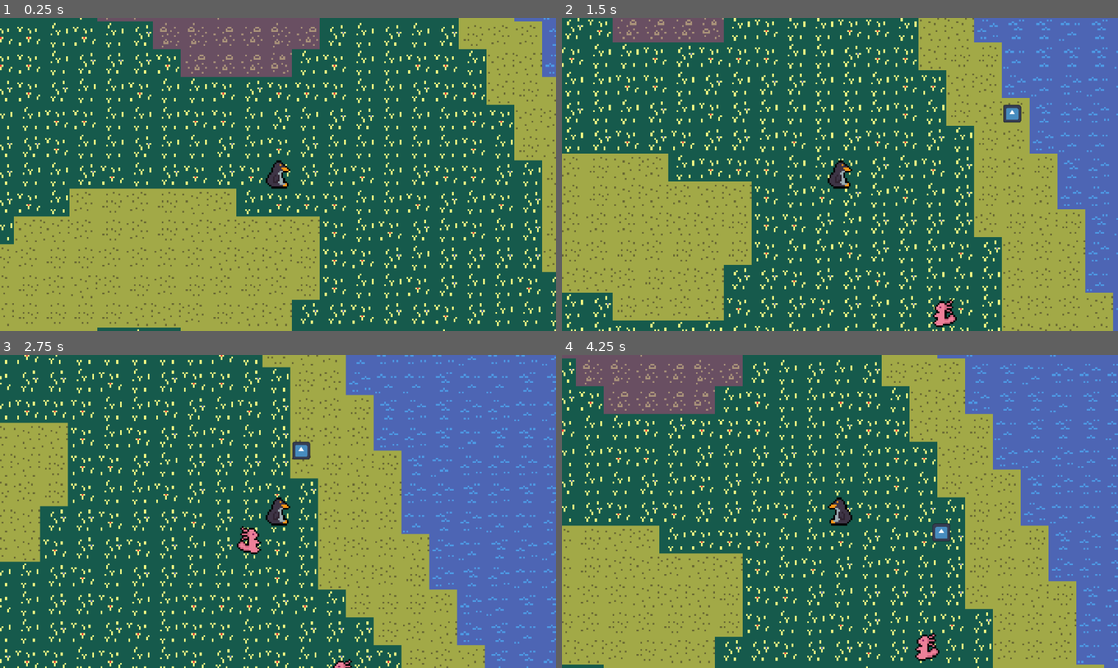
Above: before the commit, frames 1-4 (two rows, left to right).
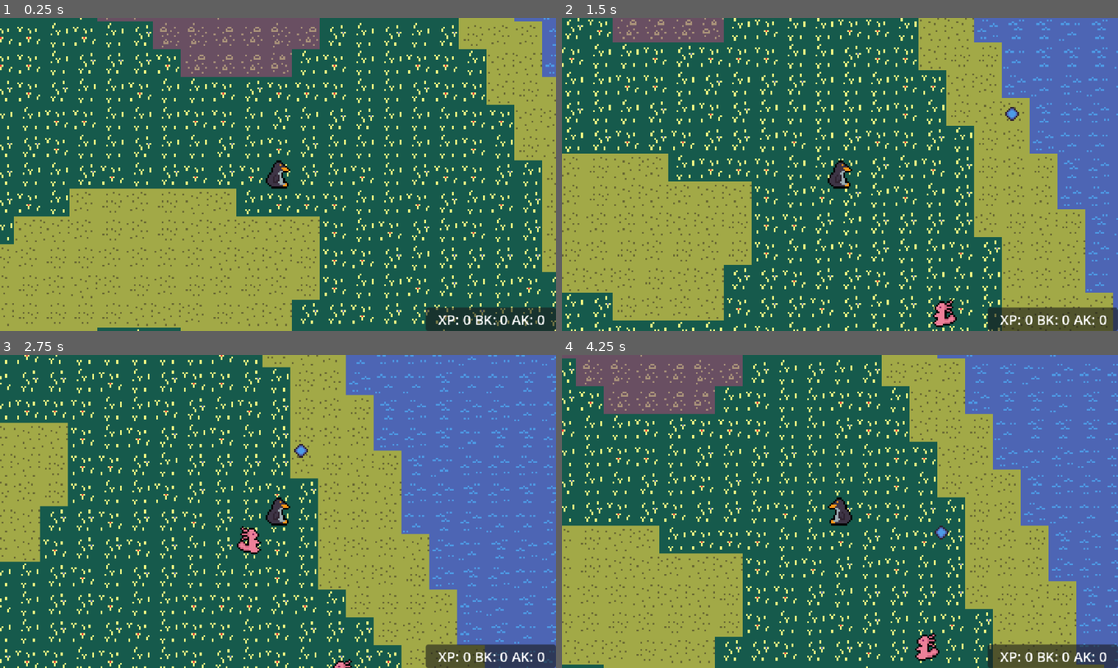
Above: after the commit, the same moments.

Repository: dr-rodriguez/Penguin-Last-Stand
Game: Godot game, scene res://src/core/main_game/main_game.tscn
The game is run twice, just before and just after one commit, with the same random seed, the same clock (stepped at 60 frames per second) and the same inputs. The engine's default icon, where the game draws it, is replaced by a stand-in: a white triangle on a blue panel in a dark square.
Inputs (mouse positions are in pixels of both pictures, inside the frame that each line leads up to):
- Up to frame 1 (0.25 s): no input
- Up to frame 2 (1.5 s): tap Enter at 0.5 s; move the mouse to (962, 158) at 0.52 s; press the mouse at (962, 158) at 0.53 s; hold D (move_right) 0.53-1.28 s; move the mouse to (728, 190) at 1.27 s; release the mouse at (728, 190) at 1.28 s; hold S (move_down) from 1.28 s (still down); click (728, 190) at 1.35 s
- Up to frame 3 (2.75 s): move the mouse to (333, 442) at 2.02 s; release S (move_down) at 2.03 s; press the mouse at (333, 442) at 2.03 s; hold D (move_right) from 2.03 s (still down)
- Up to frame 4 (4.25 s): move the mouse to (812, 574) at 2.77 s; release D (move_right) at 2.78 s; release the mouse at (812, 574) at 2.78 s; hold W (move_up) 2.78-3.53 s; click (812, 574) at 2.85 s; move the mouse to (1006, 558) at 3.52 s; press the mouse at (1006, 558) at 3.53 s; hold A (move_left) from 3.53 s (still down)

The runs differ from the first frame. In frame 1, 1.8% of the frame differs, in the area x 76-100%, y 92-100%; in frame 2, 2.0%; in frame 3, 2.0%, in the area x 52-100%, y 27-100%; in frame 4, 1.9%.

Commit message:
adding snowball sprite, hooking up enemy taking damage, adding debug panel showing xp and stats

Diff:
--- a/project.godot
+++ b/project.godot
@@ -21,6 +21,10 @@
 Game="*uid://cc5nqv4x4qfyc"
 Settings="*uid://dxr53ebv2yjhi"
 
+[debug]
+
+gdscript/warnings/unused_signal=0
+
 [display]
 
 window/size/viewport_width=640
@@ -34,6 +38,7 @@
 
 Player=""
 Enemy=""
+Bullet=""
 
 [input]
 
--- a/src/core/autoload/game.gd
+++ b/src/core/autoload/game.gd
@@ -1,18 +1,29 @@
 extends Node
 
 # Global signals for ease of use
-@warning_ignore("unused_signal")  # can also change Project Settings-Debug-GDScript-Warnings
-signal snowball_done
+# Change Project Settings-Debug-GDScript-Warnings to ingore these warnings
+@warning_ignore("unused_signal")
+signal snowball_done(n: Node)
+signal enemy_defeated(n: Node)
 
 # Player properties to track
 var bullet_speed: float = 300.
 var fire_interval: float = 0.5
+var bullet_damage: float = 4.0
 var current_bullet_speed: float = 300.
 var current_fire_interval: float = 0.5
+var current_bullet_damage: float = 4.0
 
 ## Enemy type weight (below this value, second type shows up)
 var enemy_type_weight: float = 0.4
 
+# Game stats to track
+var beaver_kills: int = 0
+var axolotl_kills: int = 0
+var player_xp: int = 0
+
+var debug_flag:bool = true
 
 func _ready() -> void:
 	print("[Game] ready")
+	# TODO: Make a game reset function
--- a/src/core/main_game/main_game.gd
+++ b/src/core/main_game/main_game.gd
@@ -4,12 +4,15 @@
 @onready var player: CharacterBody2D = %Player
 @onready var shoot_point: Marker2D = %ShootPoint
 @onready var shoot_timer: Timer = %ShootTimer
+@onready var debug_layer := $DebugLayer
 
 var on_cooldown: bool = false
 
 func _ready() -> void:
 	# Connect signals
 	Game.snowball_done.connect(_on_snowball_done)
+
+	debug_layer.visible = Game.debug_flag
 
 
 func _process(_delta: float) -> void:
--- a/src/core/main_game/main_game.tscn
+++ b/src/core/main_game/main_game.tscn
@@ -8,6 +8,7 @@
 [ext_resource type="PackedScene" uid="uid://t6ry3xpg8q7o" path="res://src/gameplay/interactables/snowball.tscn" id="3_0kore"]
 [ext_resource type="Script" uid="uid://b2owcr3iefk4m" path="res://src/core/main_game/spawner.gd" id="5_l0hoa"]
 [ext_resource type="PackedScene" uid="uid://cepak02dmsxde" path="res://src/gameplay/enemies/Enemy.tscn" id="7_0kore"]
+[ext_resource type="PackedScene" uid="uid://bt6h3kgxir3xo" path="res://src/ui/debug/debug_ui.tscn" id="9_tc86p"]
 
 [sub_resource type="TileSetAtlasSource" id="TileSetAtlasSource_6yl8a"]
 texture = ExtResource("1_3fed5")
@@ -133,9 +134,14 @@
 
 [node name="DebugRoot" type="Control" parent="DebugLayer" unique_id=1254802738]
 layout_mode = 3
-anchors_preset = 0
-offset_right = 40.0
-offset_bottom = 40.0
+anchors_preset = 15
+anchor_right = 1.0
+anchor_bottom = 1.0
+grow_horizontal = 2
+grow_vertical = 2
+
+[node name="DebugUi" parent="DebugLayer/DebugRoot" unique_id=1164080196 instance=ExtResource("9_tc86p")]
+layout_mode = 1
 
 [connection signal="timeout" from="World/EntityRoot/Player/Spawner/SpawnTimer" to="World/EntityRoot/Player/Spawner" method="_on_spawn_timer_timeout"]
 [connection signal="timeout" from="World/EntityRoot/ShootTimer" to="." method="_on_shoot_timer_timeout"]
--- a/src/core/main_game/spawner.gd
+++ b/src/core/main_game/spawner.gd
@@ -11,6 +11,12 @@
 
 const BEAVER := preload("res://src/resources/beaver.tres")
 const AXOLOTL := preload("res://src/resources/axolotl.tres")
+
+
+func _ready() -> void:
+	# Connect signals
+	Game.enemy_defeated.connect(_on_enemy_defeated)
+
 
 func _on_spawn_timer_timeout() -> void:
 	# Get a random location along the path
@@ -32,4 +38,19 @@
 	# Start enemy movement, pass player as target
 	enemy.launch(player)
 
-	print("[Spawner] Enemy " + enemy.enemy_def.name + " added")
+	#print("[Spawner] Enemy " + enemy.enemy_def.name + " added")
+
+
+## Release a defeated enemy
+func _on_enemy_defeated(enemy: Node) -> void:
+	#print("[Sapwner] Enemy " + str(enemy) + " released")
+
+	# Count score
+	if enemy.enemy_def.name == "Axolotl":
+		Game.axolotl_kills += 1
+	elif enemy.enemy_def.name == "Beaver":
+		Game.beaver_kills += 1
+	Game.player_xp += 1
+
+	# Release enemy back to pool
+	enemy_pool.release(enemy)
--- a/src/gameplay/enemies/Enemy.tscn
+++ b/src/gameplay/enemies/Enemy.tscn
@@ -8,6 +8,7 @@
 
 [node name="Enemy" type="CharacterBody2D" unique_id=1737991205 groups=["Enemy"]]
 collision_layer = 2
+collision_mask = 5
 script = ExtResource("1_pjw7q")
 enemy_def = ExtResource("2_35jqv")
 
--- a/src/gameplay/enemies/enemy.gd
+++ b/src/gameplay/enemies/enemy.gd
@@ -55,3 +55,17 @@
 	_reset()
 	target = new_target
 	active = true
+
+
+## Take damage
+func take_damage(value: float) -> void:
+	health -= value
+	# Remove enemy if health goes negative
+	if health <= 0:
+		remove_enemy()
+
+
+## Remove enemy node
+func remove_enemy() -> void:
+	# Emit signal so we can call release
+	Game.enemy_defeated.emit(self)
--- a/src/gameplay/interactables/snowball.gd
+++ b/src/gameplay/interactables/snowball.gd
@@ -34,3 +34,15 @@
 	var mouse_pos: Vector2 = get_global_mouse_position()
 	direction = (mouse_pos - global_position).normalized()
 	speed = Game.current_bullet_speed
+
+
+## Hit an enemy
+func _on_body_entered(body: Node2D) -> void:
+	# Check if body hit is an enemy
+	if "Enemy" in body.get_groups():
+		#print("[Snowball] hit enemy " + str(body))
+		# Do damage to enemy
+		body.take_damage(Game.current_bullet_damage)
+		Game.snowball_done.emit(self)
+	else:
+		return
--- a/src/gameplay/interactables/snowball.tscn
+++ b/src/gameplay/interactables/snowball.tscn
@@ -1,19 +1,20 @@
 [gd_scene format=3 uid="uid://t6ry3xpg8q7o"]
 
 [ext_resource type="Script" uid="uid://bm2um6u1qe7r0" path="res://src/gameplay/interactables/snowball.gd" id="1_howls"]
-[ext_resource type="Texture2D" uid="uid://bw6hdiefjnm1l" path="res://assets/art/ui/icons/icon.svg" id="1_p3vm8"]
+[ext_resource type="Texture2D" uid="uid://chllrqkdyfh3i" path="res://assets/art/characters/player/snowball1.png" id="2_howls"]
 
 [sub_resource type="CircleShape2D" id="CircleShape2D_4ffcv"]
-radius = 6.0
+radius = 4.0
 
-[node name="Snowball" type="Area2D" unique_id=1044621009]
+[node name="Snowball" type="Area2D" unique_id=1044621009 groups=["Bullet"]]
 collision_layer = 4
 collision_mask = 2
 script = ExtResource("1_howls")
 
 [node name="Sprite2D" type="Sprite2D" parent="." unique_id=1017998608]
-scale = Vector2(0.08, 0.08)
-texture = ExtResource("1_p3vm8")
+texture = ExtResource("2_howls")
 
 [node name="CollisionShape2D" type="CollisionShape2D" parent="." unique_id=1641101909]
 shape = SubResource("CircleShape2D_4ffcv")
+
+[connection signal="body_entered" from="." to="." method="_on_body_entered"]
--- /dev/null
+++ b/src/ui/debug/debug_ui.gd
@@ -0,0 +1,15 @@
+extends Control
+
+@onready var debug_label: Label = %DebugLabel
+
+func _ready() -> void:
+	_update_label(null)
+	# Connect signals
+	Game.enemy_defeated.connect(_update_label)
+
+
+func _update_label(_n: Node) -> void:
+	debug_label.text = "XP: " + \
+	str(Game.player_xp) + \
+	" BK: " + str(Game.beaver_kills) + \
+	" AK: " + str(Game.axolotl_kills)
--- /dev/null
+++ b/src/ui/debug/debug_ui.tscn
@@ -0,0 +1,41 @@
+[gd_scene format=3 uid="uid://bt6h3kgxir3xo"]
+
+[ext_resource type="Script" uid="uid://bik3bqwy5slow" path="res://src/ui/debug/debug_ui.gd" id="1_mayck"]
+
+[node name="DebugUi" type="Control" unique_id=1164080196]
+layout_mode = 3
+anchors_preset = 15
+anchor_right = 1.0
+anchor_bottom = 1.0
+grow_horizontal = 2
+grow_vertical = 2
+script = ExtResource("1_mayck")
+
+[node name="Panel" type="Panel" parent="." unique_id=521697975]
+custom_minimum_size = Vector2(150, 20)
+layout_mode = 1
+anchors_preset = 3
+anchor_left = 1.0
+anchor_top = 1.0
+anchor_right = 1.0
+anchor_bottom = 1.0
+offset_left = -150.0
+offset_top = -27.0
+grow_horizontal = 0
+grow_vertical = 0
+
+[node name="DebugLabel" type="Label" parent="Panel" unique_id=1059502787]
+unique_name_in_owner = true
+layout_mode = 1
+anchors_preset = 8
+anchor_left = 0.5
+anchor_top = 0.5
+anchor_right = 0.5
+anchor_bottom = 0.5
+offset_left = -61.5
+offset_top = -11.5
+offset_right = 61.5
+offset_bottom = 11.5
+grow_horizontal = 2
+grow_vertical = 2
+text = "XP: 0 BK: 0 AK: 0"
Binary file added: assets/art/characters/player/snowball1.png
Not shown, added: assets/art/characters/player/snowball1.png.import
Not shown, added: src/ui/debug/debug_ui.gd.uid
